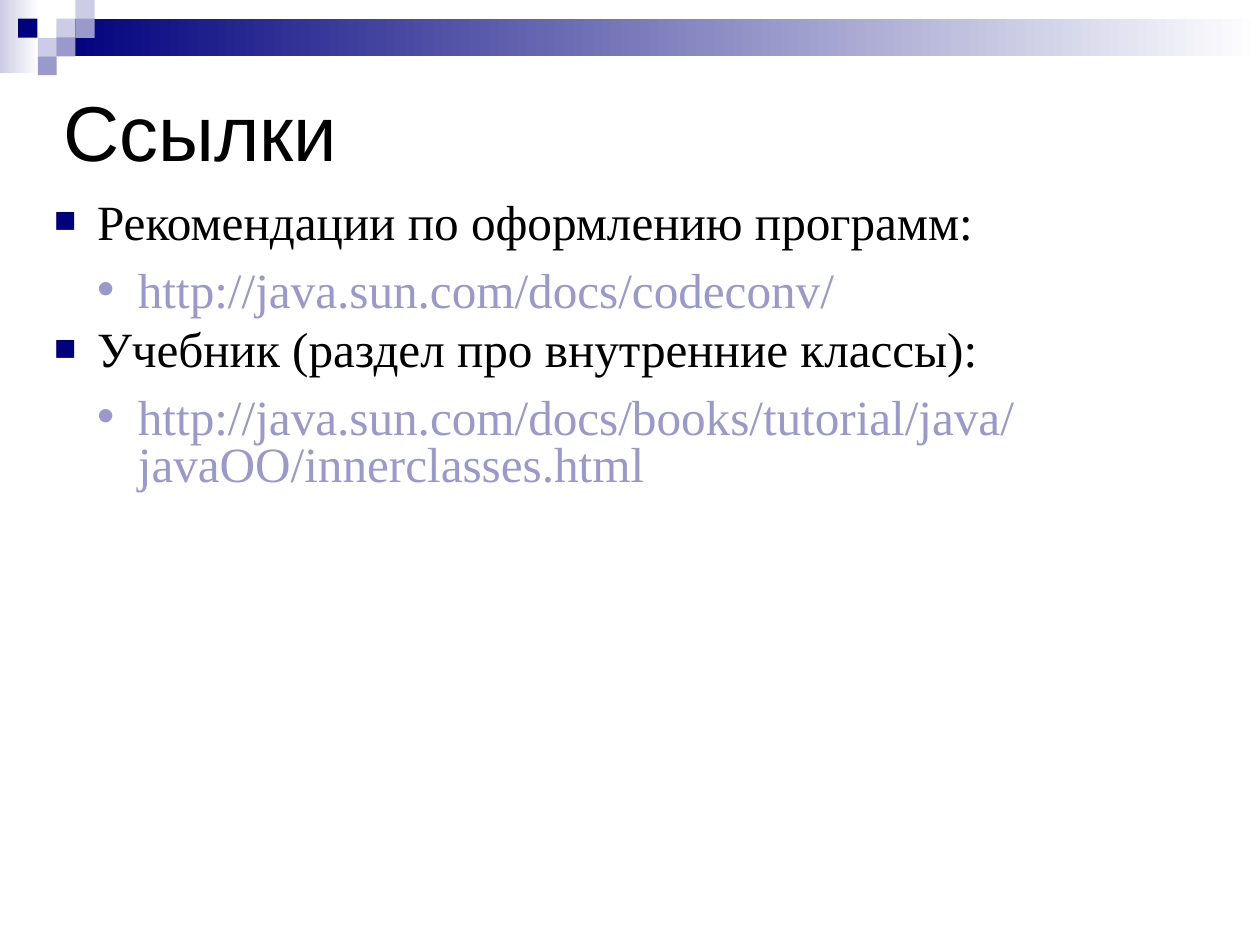
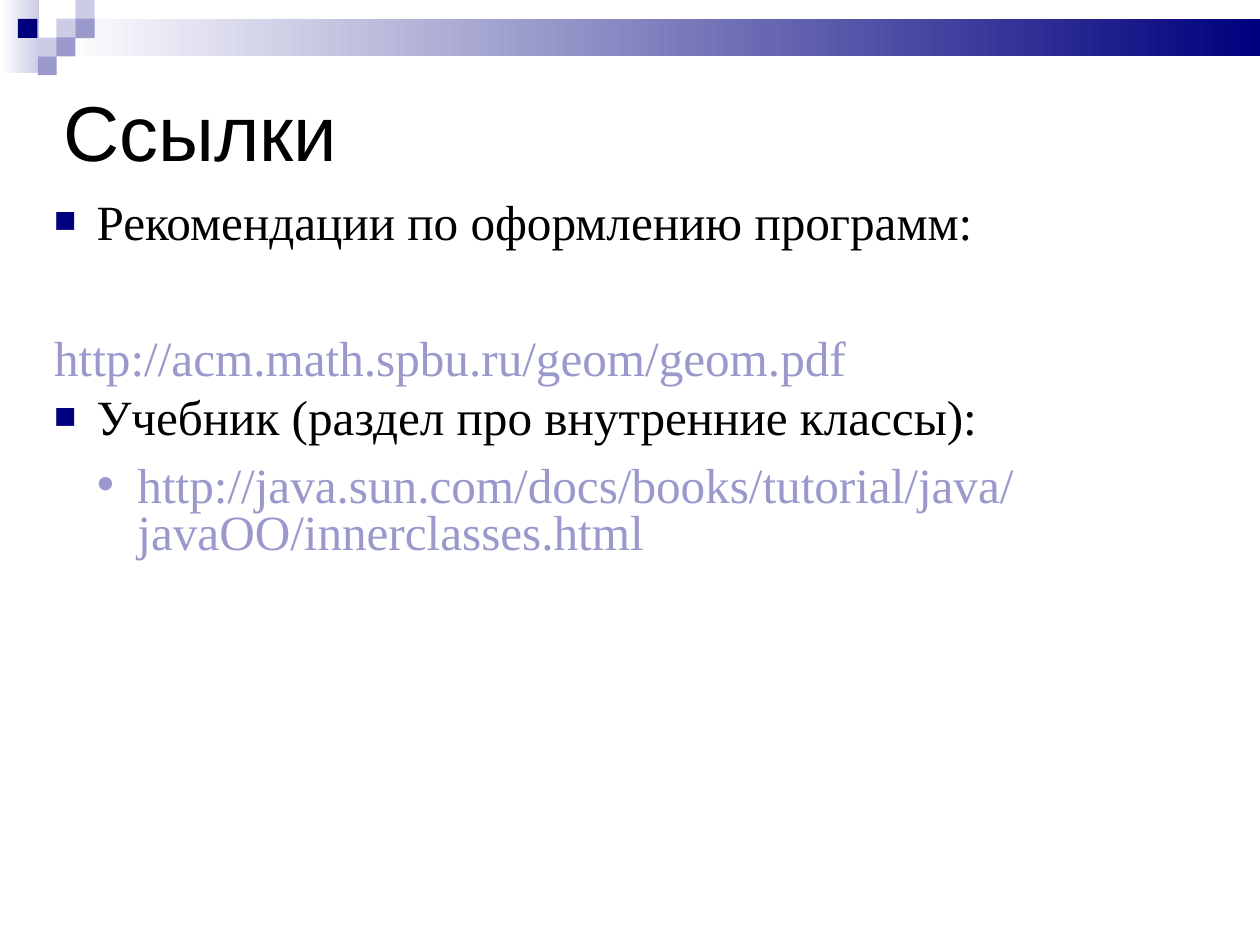
Before and after one commit to Chuvi-w/lisiynos, a slide deck: slide 9 of schedule/Однородные координаты.ppt (slide 59 before the commit). Drawn at 1260x945 pixels with LibreOffice and Linux fonts; fonts in the diff are those of the drawing. Boxes give left, top, right and bottom in pixels: in the first picture for what was removed or moved away, otherwise in the second. Text is boxed around its words. In the diff, an @@ line names an element or a change of style, - is before the commit and + after.

```diff
--- a/schedule/Однородные координаты.ppt
+++ b/schedule/Однородные координаты.ppt
@@ rectangle at box(0, 0, 39, 73): fill gradient #CCCCE6 to #FFFFFF to gradient #FFFFFF to #CCCCE6 @@
@@ rectangle at box(57, 18, 1260, 56): fill gradient #00007D to #FFFFFF to gradient #FFFFFF to #00007D @@
@@ text at box(97, 206, 1013, 561): indent changed @@
@@ text at box(54, 341, 846, 386): text changed @@
-  • http://java.sun.com/docs/codeconv/
+http://acm.math.spbu.ru/geom/geom.pdf
```
Also in this commit, not shown: 2 other slides changed, 6 slides added, 58 slides removed, 1 other file.
